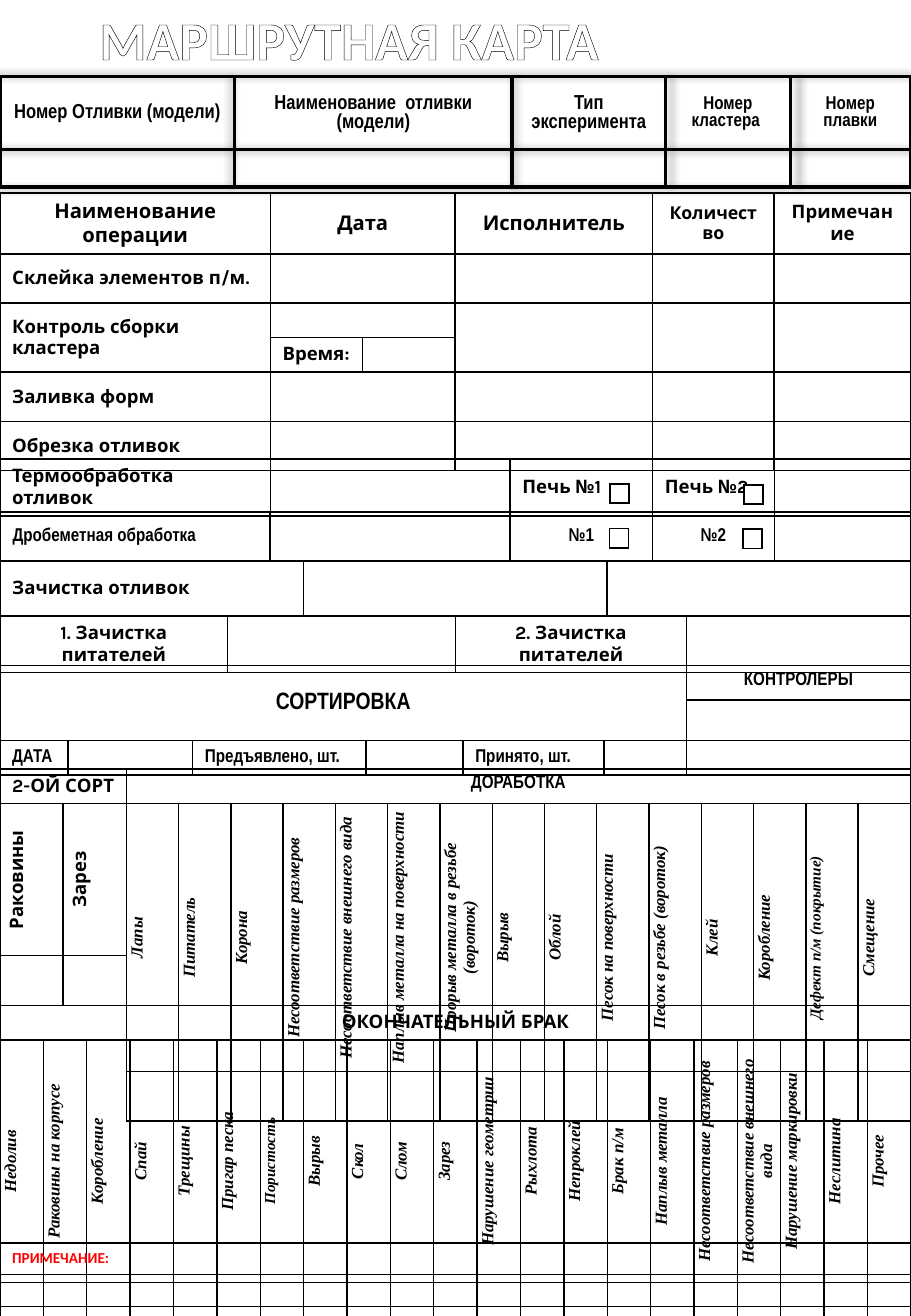
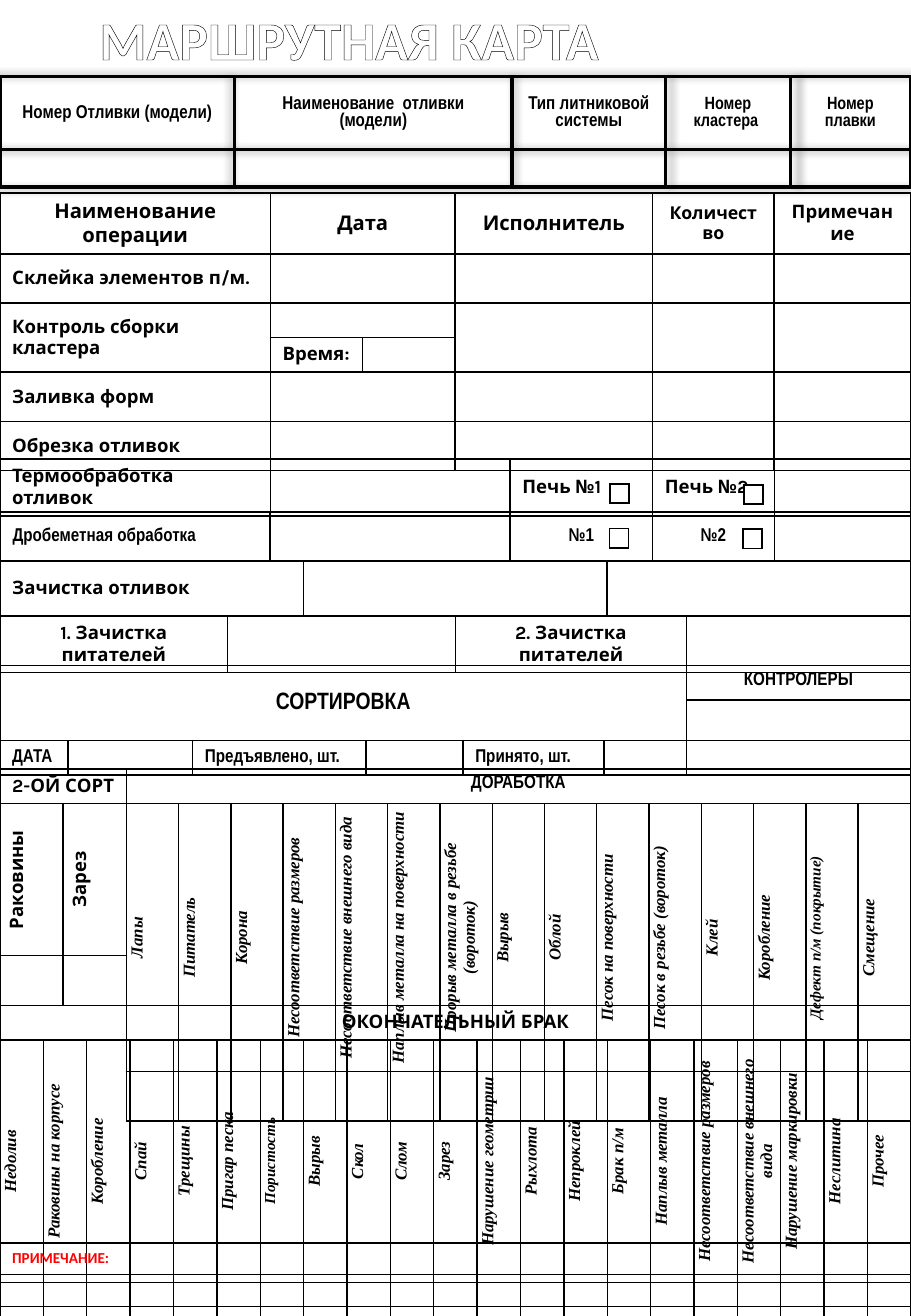
Before and after one commit to fedotrick/FormBuilderX, a slide deck: slide 1 of ШАБЛОН.pptx. Drawn at 911x1316 pixels with LibreOffice and Linux fonts; fonts in the diff are those of the drawing. Boxes give left, top, right and bottom in pixels: in the first picture for what was removed or moved away, otherwise in the second. Text is boxed around its words. In the diff, an @@ line names an element or a change of style, - is before the commit and + after.

Commit message:
refactor: замена \'Тип эксперимента\' на \'Тип литниковой системы\'
- Переименовано поле \'Тип эксперимента\' в \'Тип литниковой системы\' в интерфейсе
- Обновлена структура базы данных истории форм
- Обновлена справочная база данных
- Обновлены все связанные переменные в коде

Изменения:
- Переименована таблица \'Типы_Эксперимента\' в \'Типы_Литниковой_Системы\'
- Обновлены названия полей в форме и базе данных
- Обновлены все ссылки на поле в коде
- Обновлены подсказки и метки в интерфейсе
- Сохранены существующие значения (Бумага, Волокно)

Изменения поддерживают новое требование по использованию
термина \'Тип литниковой системы\' вместо \'Тип эксперимента\'
во всей программе.

```diff
--- a/ШАБЛОН.pptx
+++ b/ШАБЛОН.pptx
@@ table at (0,77,910,187) @@
-row 1, column 3: Тип эксперимента
+row 1, column 3: Тип литниковой системы
@@ size 12 to 11 pt in "Номер Отливки (модели)", "Наименование отливки (модели)" @@
@@ size 11 to 10.5 pt in "Номер кластера", "Номер плавки" @@
```
Also in this commit, not shown: 5 other files.
